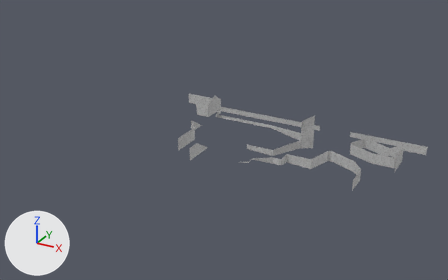
Renders of the FBX model Steel Heel Jam/Assets/Art/Meshes/Powerhouse/SM_ConcreteWall_01.fbx from each side of a commit.
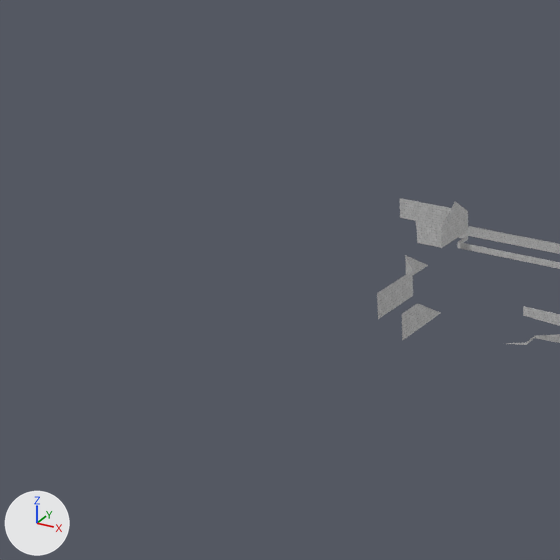
There are two pictures of each version: one whole from a 50 mm camera at (70.0, -166.9, 80.0) aimed at (-18.3, -6.3, -0.2), one close up on the part from 0% to 59% of the width and 0% to 94% of the height. The lights are fixed; the arrows at lower left show +X, +Y and +Z. Vertices at the same position are counted once.

Names of what the first close-up shows: 'SM_ConcreteWall_01'.
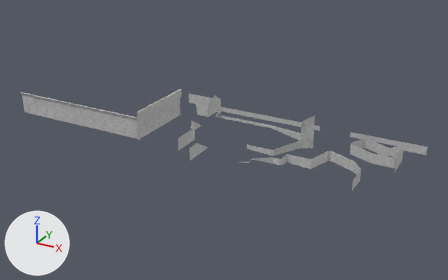
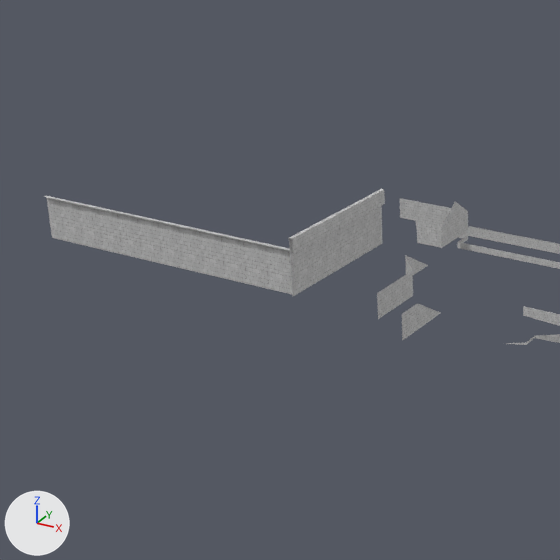
What differs and where, as boxes (x1, y1, x2, y2) in the close-ups (560 x 560 px):
```json
{"object": "SM_ConcreteWall_01", "change": "reshaped", "before": [377, 198, 560, 345], "after": [44, 189, 560, 345]}
{"part": 1, "of": "me_plane_006", "change": "added", "after": [44, 189, 385, 297]}
```

The change, as JSON lines over the scene's bpy script:
```json
{"block": "me_plane_006", "where": "# used by ob_sm_concretewall_01; location = (0.0, 0.0, 0.0)"}
{"block": "me_plane_006", "where": "# verts and faces of me_plane_006; kept vertices keep their numbers, new ones are numbered from 134"}
{"op": "remove", "block": "me_plane_006", "code": "me_plane_006.from_pydata(...)  # 134 vertices, 62 faces; spans x -41.1..41.0, y -30.0..14.5, z -0.9..10.0"}
{"op": "add", "block": "me_plane_006", "code": "me_plane_006.from_pydata(...)  # 148 vertices, 67 faces; spans x -91.6..41.0, y -30.0..14.5, z -0.9..10.0"}
{"block": "me_plane_006", "change": "me_plane_006 part 1"}
{"op": "add", "block": "me_plane_006", "code": "verts[134] = (-41.0, -20.8, 9.9)  # pixel (292, 238)"}
{"op": "add", "block": "me_plane_006", "code": "verts[135] = (-41.0, -20.8, 7.4)  # pixel (293, 254)"}
{"op": "add", "block": "me_plane_006", "code": "verts[136] = (-41.7, -20.8, 9.9)  # pixel (288, 237)"}
{"op": "add", "block": "me_plane_006", "code": "verts[137] = (-41.7, -20.8, 0.4)  # pixel (292, 296)"}
{"op": "add", "block": "me_plane_006", "code": "for new, old in zip([*range(138, 142)], [*range(134, 138)]): verts[new] = verts[old] + (0.0, 25.2, 0.0)"}
{"op": "add", "block": "me_plane_006", "code": "verts[142] = (-91.6, -20.8, 7.9)  # pixel (43, 196)"}
{"op": "add", "block": "me_plane_006", "code": "verts[143] = (-91.6, -20.1, 7.9)  # pixel (46, 195)"}
{"op": "add", "block": "me_plane_006", "code": "verts[144] = (-91.6, -20.1, 0.4)  # pixel (51, 237)"}
{"op": "add", "block": "me_plane_006", "code": "for new, old in zip([145, 146, 147], [142, 143, 144]): verts[new] = verts[old] + (49.9, 0.0, 0.0)"}
{"op": "add", "block": "me_plane_006", "code": "faces += [(134, 135, 139, 138), (134, 138, 140, 136), (136, 140, 141, 137), (142, 145, 146, 143), (143, 146, 147, 144)]"}
```
